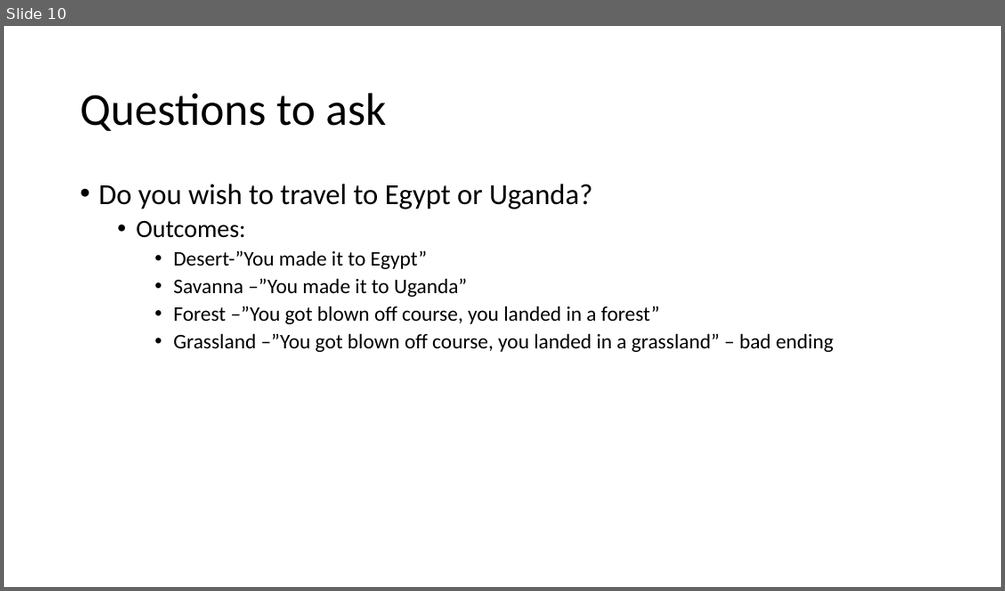
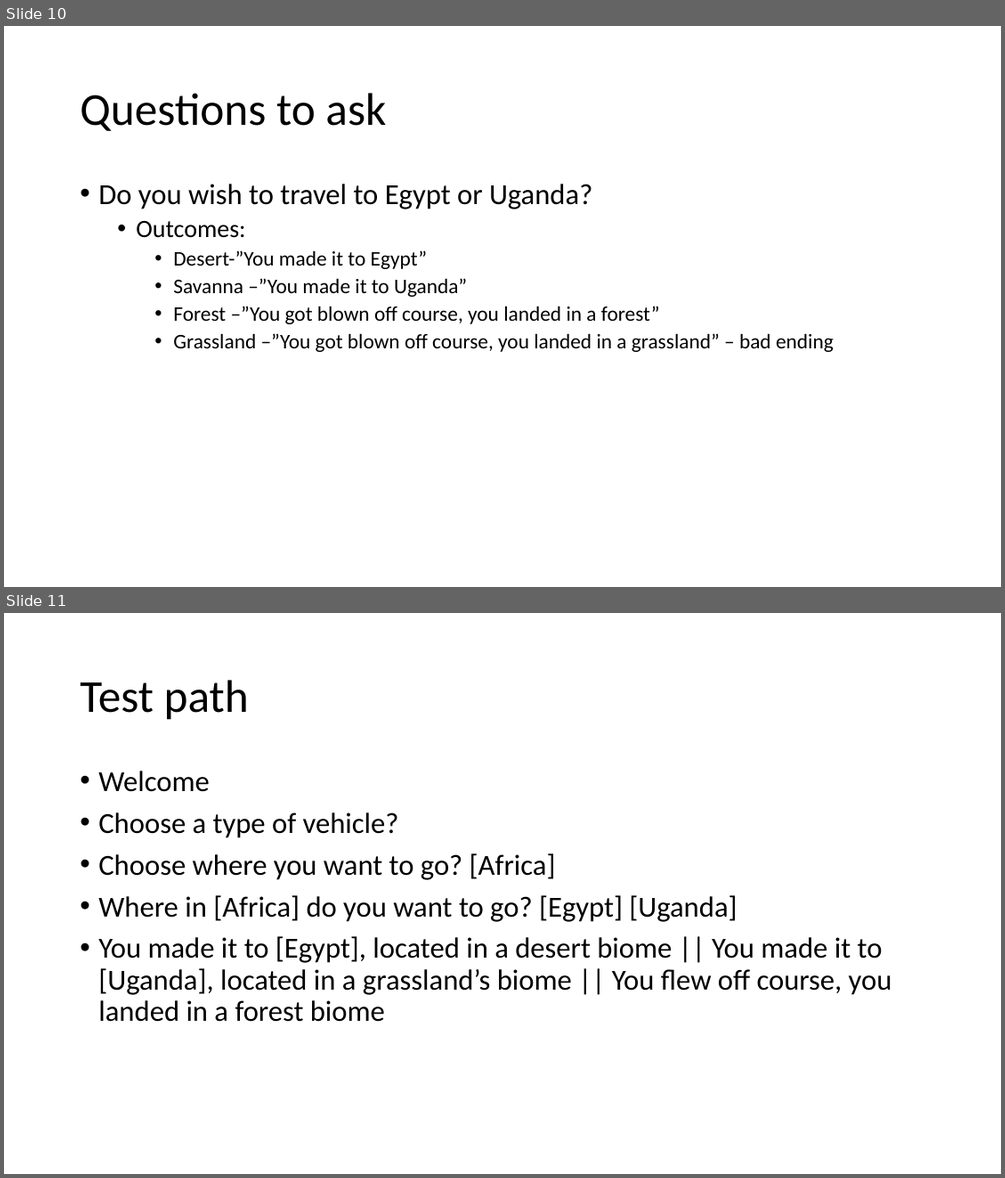
Before and after one commit to Rcw5atHood/Senior-Project, a slide deck: Docs/script for game.pptx. Shown one above the other, each under a label of ours: slide 10 before the commit, slides 10 and 11 after it. The pictures are 1005x591 and 1005x1178 pixels, drawn with LibreOffice and Linux fonts; fonts in the diff are those of the drawing. Boxes give left, top, right and bottom in pixels: in the first picture for what was removed or moved away, otherwise in the second. Text is boxed around its words. In the diff, an @@ line names an element or a change of style, - is before the commit and + after.

```diff
--- a/Docs/script for game.pptx
+++ b/Docs/script for game.pptx
@@ slide 11 added at (x1=4, y1=613, x2=1001, y2=1174), background #FFFFFF @@
@@ title added at (x1=80, y1=680, x2=249, y2=720), 44 pt, text #000000 @@
+Test path
@@ text added at (x1=98, y1=771, x2=892, y2=1022), 28 pt, text #000000 @@
+• Welcome
+• Choose a type of vehicle?
+• Choose where you want to go? [Africa]
+• Where in [Africa] do you want to go? [Egypt] [Uganda]
+• You made it to [Egypt], located in a desert biome || You made it to [Uganda], located in a grassland’s biome || You flew off course, you landed in a forest biome
```
Also in this commit, not shown: 1 slide changed.
